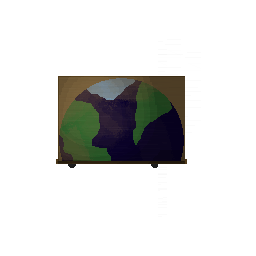
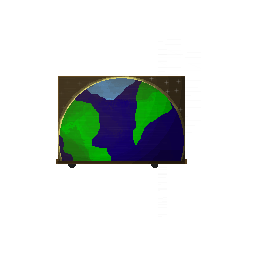
The second 256 × 256 image is a revision of the first. Changes to its layers:
painted on "Layer 3 copy" (5th of 5, in "Earth") over left=58, top=76, right=182, bottom=164
painted on "Layer 2 copy 2" over left=59, top=77, right=184, bottom=161
renamed "Layer 2 copy" to "Layer 28", opacity 40% → 80%, painted on it over left=58, top=76, right=185, bottom=161
painted on "Layer 3" (5th of 5, in "Earth") over left=59, top=77, right=185, bottom=161
